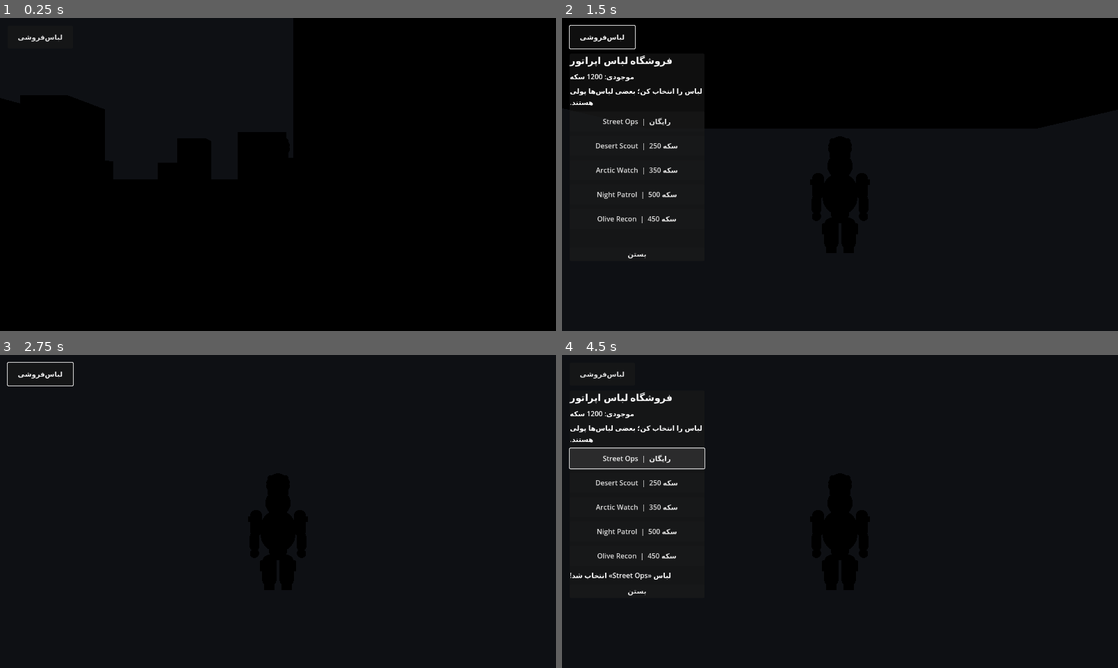
Above: before the commit, frames 1-4 (two rows, left to right).
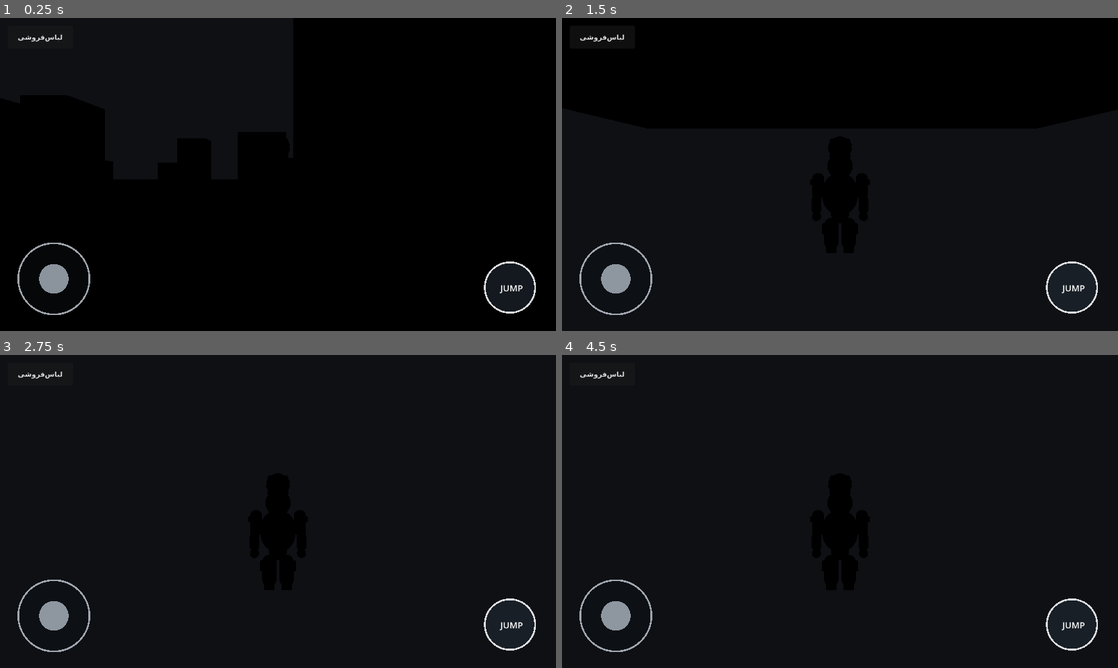
Above: after the commit, the same moments.

Repository: nickdehghani95-cmyk/GHOST-OPEN-WORLD
Game: Godot game, scene res://scenes/main.tscn
Two runs of this game, one before a commit and one after it. Both use one fixed random seed, a clock stepped at 60 frames per second and the inputs below.
Inputs (mouse positions are in pixels of both pictures, inside the frame that each line leads up to):
- Up to frame 1 (0.25 s): no input
- Up to frame 2 (1.5 s): click "لباس‌فروشی" at 0.5 s; move the mouse to (962, 158) at 1.27 s; hold D (move_right) from 1.28 s (still down); click (962, 158) at 1.42 s
- Up to frame 3 (2.75 s): tap Space (jump) at 1.52 s; release D (move_right) at 2 s; drag from (166, 527) to (250, 574) at 2.02 s
- Up to frame 4 (4.5 s): move the mouse to (895, 442) at 2.77 s; hold D (move_right) 2.78-3.5 s; tap Enter at 3.5 s; drag from (812, 574) to (673, 464) at 3.52 s; click (639, 458) at 4.25 s, where only the run before the commit has a clickable "Street Ops | رایگان"

The runs differ from the first frame. In frame 1, 1.8% of the frame differs, in the area x 3-97%, y 71-95%; in frame 2, 2.2%; in frame 3, 0.9%; in frame 4, 3.8%, in the area x 1-97%, y 12-95%.

Commit message:
Add touch HUD to main game scene

Diff:
--- a/scenes/main.tscn
+++ b/scenes/main.tscn
@@ -1,8 +1,9 @@
-[gd_scene load_steps=7 format=3]
+[gd_scene load_steps=8 format=3]
 
 [ext_resource type="Script" path="res://scripts/player.gd" id="1_player"]
 [ext_resource type="Script" path="res://scripts/outfit_shop.gd" id="2_shop"]
 [ext_resource type="Script" path="res://scripts/city_generator.gd" id="3_city"]
+[ext_resource type="Script" path="res://scripts/touch_controls.gd" id="4_touch"]
 
 [sub_resource type="CapsuleShape3D" id="CapsuleShape_player"]
 radius = 0.38
@@ -31,3 +32,14 @@
 
 [node name="OutfitShop" type="CanvasLayer" parent="."]
 script = ExtResource("2_shop")
+
+[node name="TouchControls" type="CanvasLayer" parent="."]
+
+[node name="TouchHUD" type="Control" parent="TouchControls"]
+layout_mode = 3
+anchors_preset = 15
+anchor_right = 1.0
+anchor_bottom = 1.0
+grow_horizontal = 2
+grow_vertical = 2
+script = ExtResource("4_touch")
